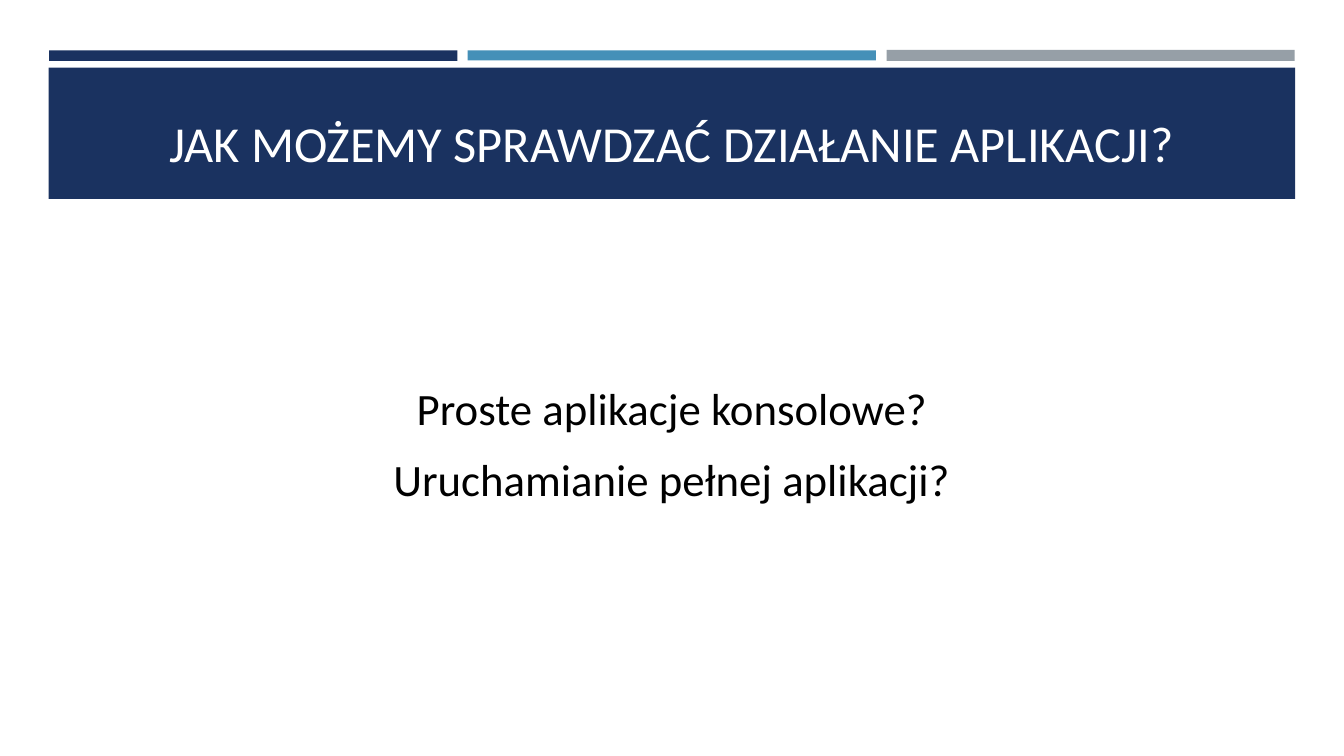
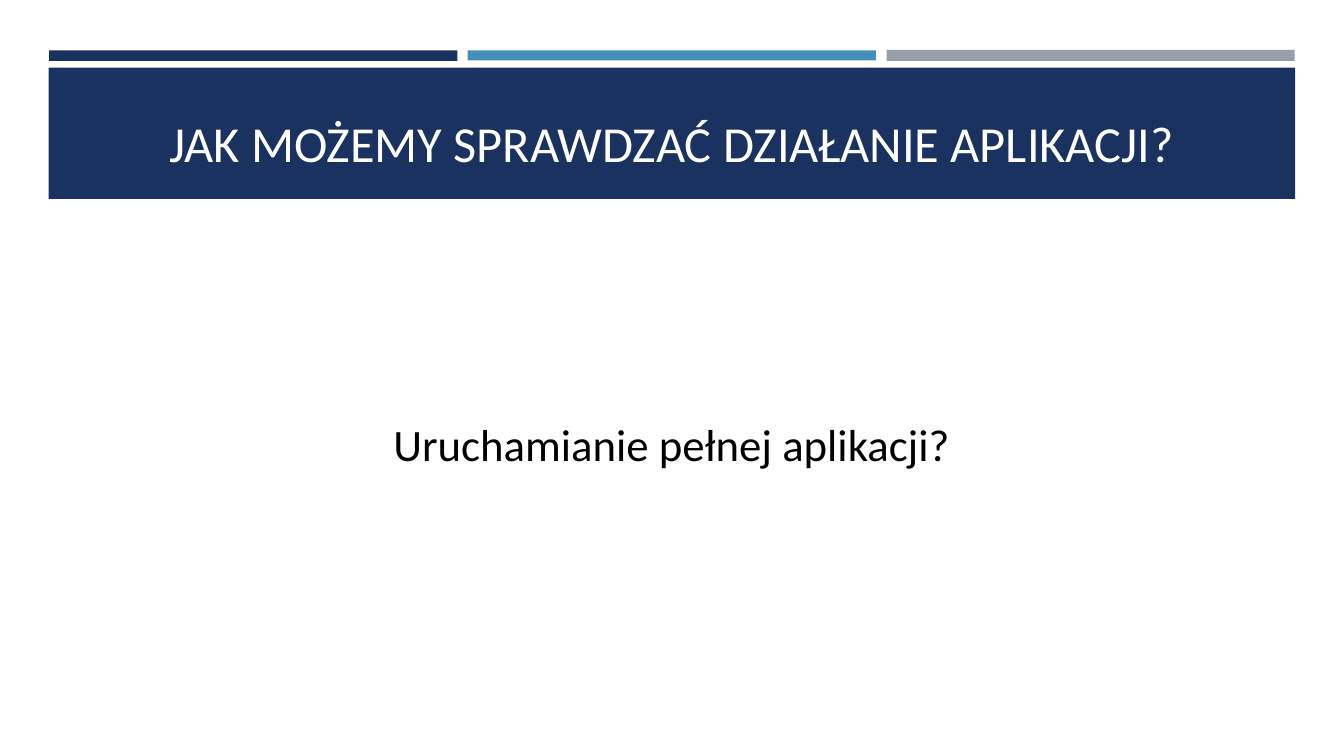
Before and after one commit to saamed/unit-test-workshops, a slide deck: slide 2 of docs/Testy jednostkowe.pptx. Drawn at 1344x756 pixels with LibreOffice and Linux fonts; fonts in the diff are those of the drawing. Boxes give left, top, right and bottom in pixels: in the first picture for what was removed or moved away, otherwise in the second. Text is boxed around its words. In the diff, an @@ line names an element or a change of style, - is before the commit and + after.

```diff
--- a/docs/Testy jednostkowe.pptx
+++ b/docs/Testy jednostkowe.pptx
@@ text at [417,394,927,433]: paragraph removed @@
-Proste aplikacje konsolowe?
```
Also in this commit, not shown: 7 other slides changed, 1 slide added, 24 other files.
